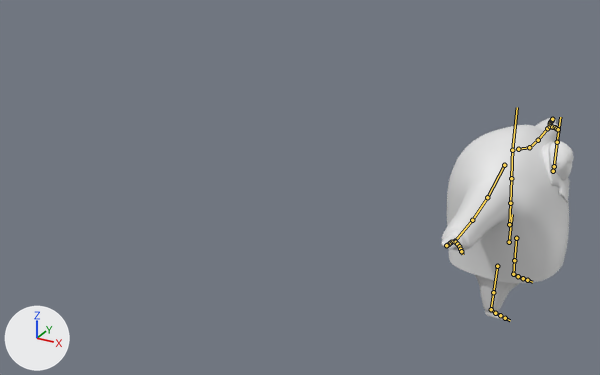
An edit to the FBX model Assets/Geometry/Characters/OE_Character_Boss_ANIM.fbx, drawn before and after from the same camera.
The view is the same before and after, from a camera (50 mm lens) standing at (2.08, -8.95, 5.33) and looking at (-2.92, 0.14, 0.78). The lights are fixed; the arrows at lower left show +X, +Y and +Z. The bones that bend it are drawn over the model as lines.
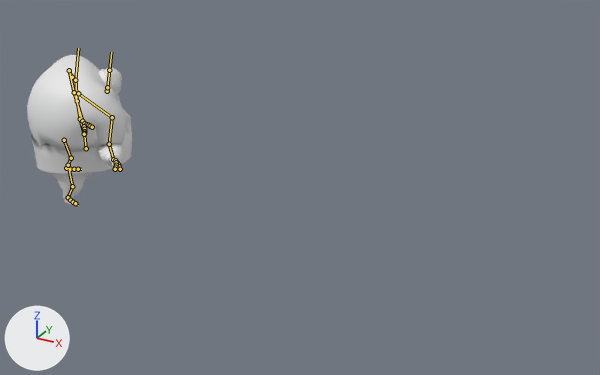
The newer file adds an action. The first version stands in its rest pose; the second is drawn at frame 26 of the action 'OE_Character_Boss|Boss_Peek'.

Pixel boxes (x1, y1, x2, y2) of what changed, in the pictures (600 x 375 px):
'BossGeometry.003', posed (17% narrower, 25% shorter): before (442, 120, 569, 320); after (27, 55, 132, 205)
'Cube.018', posed: before (550, 141, 574, 180); after (104, 68, 122, 94)
'Cube.019', posed: before (542, 141, 570, 202); after (99, 69, 121, 104)
'Cube.020', posed: before (441, 118, 559, 254); after (110, 156, 122, 172)
'Cube.017', posed: before (551, 161, 558, 171); after (111, 83, 115, 89)
bone 'mixamorig:Hips', root to tip: before (509, 242) to (512, 214); after (86, 148) to (83, 126)
bone 'mixamorig:Spine', root to tip: before (509, 224) to (510, 203); after (84, 134) to (80, 119)
bone 'mixamorig:Spine1', root to tip: before (510, 203) to (511, 178); after (80, 119) to (77, 101)
bone 'mixamorig:Spine2', root to tip: before (511, 178) to (512, 148); after (77, 101) to (75, 78)
bone 'mixamorig:Neck', root to tip: before (512, 150) to (517, 107); after (75, 80) to (78, 48)
bone 'mixamorig:LeftShoulder', root to tip: before (518, 149) to (529, 147); after (72, 77) to (69, 70)
bone 'mixamorig:LeftArm', root to tip: before (529, 147) to (538, 140); after (69, 70) to (74, 92)
bone 'mixamorig:LeftForeArm', root to tip: before (538, 140) to (547, 128); after (74, 92) to (82, 121)
bone 'mixamorig:LeftHandIndex1', root to tip: before (550, 123) to (550, 122); after (84, 126) to (84, 129)
bone 'mixamorig:LeftHandIndex2', root to tip: before (550, 122) to (551, 121); after (84, 129) to (84, 131)
bone 'mixamorig:LeftHandIndex3', root to tip: before (551, 121) to (552, 120); after (84, 131) to (84, 133)
bone 'mixamorig:RightShoulder', root to tip: before (504, 165) to (487, 197); after (78, 93) to (112, 117)
bone 'mixamorig:RightArm', root to tip: before (487, 197) to (472, 220); after (112, 117) to (109, 144)
bone 'mixamorig:RightForeArm', root to tip: before (472, 220) to (455, 241); after (109, 144) to (113, 159)
bone 'mixamorig:RightHandIndex1', root to tip: before (451, 242) to (450, 243); after (115, 160) to (116, 162)
bone 'mixamorig:RightHandIndex2', root to tip: before (450, 243) to (449, 244); after (116, 162) to (116, 165)
bone 'mixamorig:RightHandIndex3', root to tip: before (449, 244) to (447, 245); after (116, 165) to (115, 167)
bone 'mixamorig:LeftUpLeg', root to tip: before (516, 238) to (514, 260); after (64, 140) to (71, 158)
bone 'mixamorig:LeftLeg', root to tip: before (514, 260) to (513, 274); after (71, 158) to (66, 168)
bone 'mixamorig:LeftFoot', root to tip: before (513, 274) to (518, 276); after (66, 168) to (70, 169)
bone 'mixamorig:RightUpLeg', root to tip: before (497, 266) to (493, 292); after (68, 165) to (72, 186)
bone 'mixamorig:RightLeg', root to tip: before (493, 292) to (491, 309); after (72, 186) to (68, 197)
bone 'mixamorig:RightFoot', root to tip: before (491, 309) to (495, 313); after (68, 197) to (70, 200)

The change in detail:
Bone 'mixamorig:Hips' (bone_mixamorig_hips) moves from (0.0, 0.0, 0.0) to (-661.5, -2.8, 0.0).
Bone 'mixamorig:Spine' (bone_mixamorig_spine) turns from (0, 0, 0) to (20, 49, 9) degrees about its own x, y and z.
Bone 'mixamorig:Spine1' (bone_mixamorig_spine1) turns from (0, 0, 0) to (0, 0, -5) degrees about its own x, y and z.
Bone 'mixamorig:Spine2' (bone_mixamorig_spine2) turns from (0, 0, 0) to (0, 0, -5) degrees about its own x, y and z.
Bone 'mixamorig:Neck' (bone_mixamorig_neck) turns from (0, 0, 0) to (0, 0, -5) degrees about its own x, y and z.
Bone 'mixamorig:LeftShoulder' (bone_mixamorig_leftshoulder) turns from (0, 0, 0) to (0, -14, 4) degrees about its own x, y and z.
Bone 'mixamorig:LeftArm' (bone_mixamorig_leftarm) turns from (0, 0, 0) to (65, 3, -3) degrees about its own x, y and z.
Bone 'mixamorig:LeftForeArm' (bone_mixamorig_leftforearm) turns from (0, 0, 0) to (29, -2, -3) degrees about its own x, y and z.
Bone 'mixamorig:LeftHandIndex1' (bone_mixamorig_lefthandindex1) turns from (0, 0, 0) to (23, 0, 0) degrees about its own x, y and z.
Bone 'mixamorig:LeftHandIndex2' (bone_mixamorig_lefthandindex2) turns from (0, 0, 0) to (23, 0, 0) degrees about its own x, y and z.
Bone 'mixamorig:LeftHandIndex3' (bone_mixamorig_lefthandindex3) turns from (0, 0, 0) to (23, 0, 0) degrees about its own x, y and z.
Bone 'mixamorig:RightShoulder' (bone_mixamorig_rightshoulder) turns from (0, 0, 0) to (7, -5, -40) degrees about its own x, y and z.
Bone 'mixamorig:RightShoulder' (bone_mixamorig_rightshoulder) is rescaled from (1.0, 1.0, 1.0) to (1.04, 1.04, 1.04).
Bone 'mixamorig:RightArm' (bone_mixamorig_rightarm) turns from (0, 0, 0) to (92, -2, 16) degrees about its own x, y and z.
Bone 'mixamorig:RightArm' (bone_mixamorig_rightarm) is rescaled from (1.0, 1.0, 1.0) to (0.99, 0.99, 0.99).
Bone 'mixamorig:RightForeArm' (bone_mixamorig_rightforearm) turns from (0, 0, 0) to (-84, 31, 37) degrees about its own x, y and z.
Bone 'mixamorig:RightHandIndex1' (bone_mixamorig_righthandindex1) turns from (0, 0, 0) to (23, 0, 0) degrees about its own x, y and z.
Bone 'mixamorig:RightHandIndex2' (bone_mixamorig_righthandindex2) turns from (0, 0, 0) to (23, 0, 0) degrees about its own x, y and z.
Bone 'mixamorig:RightHandIndex3' (bone_mixamorig_righthandindex3) turns from (0, 0, 0) to (23, 0, 0) degrees about its own x, y and z.
Bone 'mixamorig:LeftUpLeg' (bone_mixamorig_leftupleg) moves from (0.0, 0.0, 0.0) to (80.6, 0.0, 4.6).
Bone 'mixamorig:LeftUpLeg' (bone_mixamorig_leftupleg) turns from (0, 0, 0) to (-10, -44, 13) degrees about its own x, y and z.
Bone 'mixamorig:LeftLeg' (bone_mixamorig_leftleg) turns from (0, 0, 0) to (-1, 0, -39) degrees about its own x, y and z.
Bone 'mixamorig:LeftFoot' (bone_mixamorig_leftfoot) turns from (0, 0, 0) to (25, -3, 2) degrees about its own x, y and z.
Bone 'mixamorig:RightUpLeg' (bone_mixamorig_rightupleg) turns from (0, 0, 0) to (0, 0, 13) degrees about its own x, y and z.
Bone 'mixamorig:RightLeg' (bone_mixamorig_rightleg) turns from (0, 0, 0) to (1, 0, -38) degrees about its own x, y and z.
Bone 'mixamorig:RightFoot' (bone_mixamorig_rightfoot) turns from (0, 0, 0) to (-5, 1, -25) degrees about its own x, y and z.
